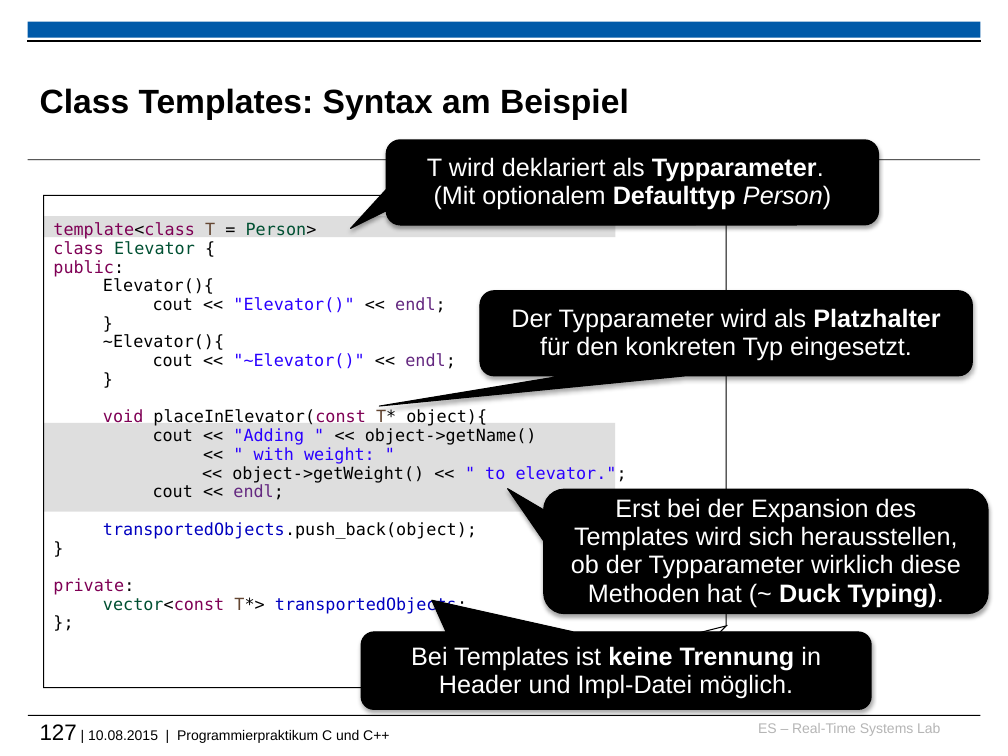
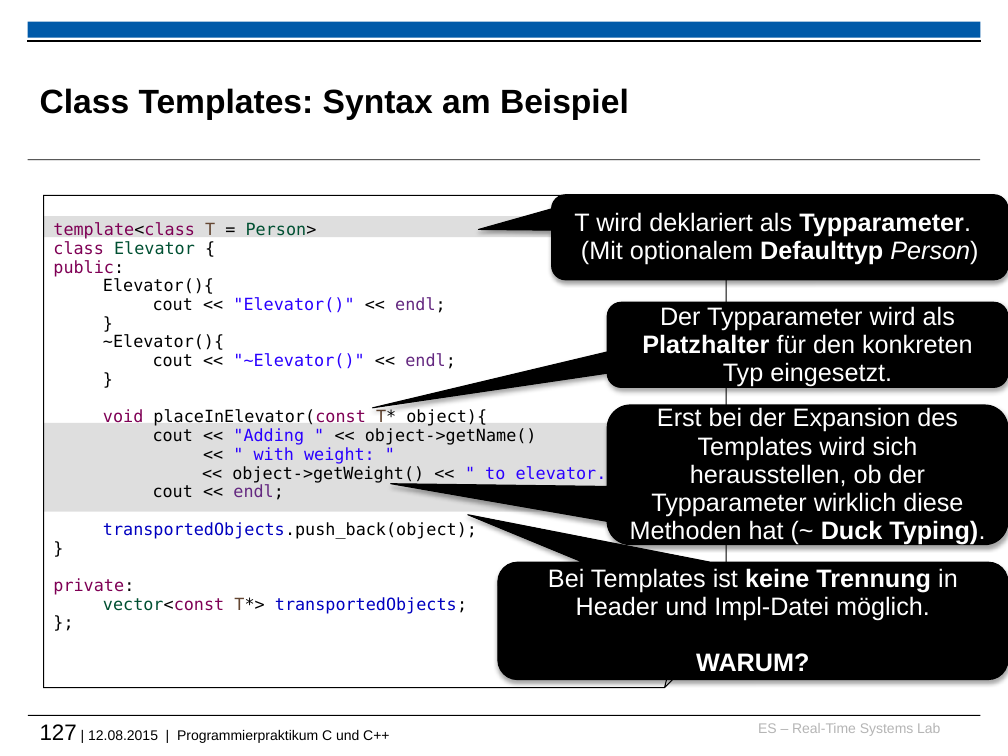
Before and after one commit to h82k/tud-cppp, a slide deck: slide 127 of vorlesung/cppp_lecture.pptx. Drawn at 1008x756 pixels with LibreOffice and Linux fonts; fonts in the diff are those of the drawing; background and template pictures are left out. Boxes give left, top, right and bottom in pixels: in the first picture for what was removed or moved away, otherwise in the second. Text is boxed around its words. In the diff, an @@ line names an element or a change of style, - is before the commit and + after.

```diff
--- a/vorlesung/cppp_lecture.pptx
+++ b/vorlesung/cppp_lecture.pptx
@@ rounded speech box "T wird deklariert als Typparameter." resized from (x1=386, y1=140, x2=879, y2=226) to (x1=551, y1=195, x2=1008, y2=280) @@
@@ rounded speech box "Der Typparameter wird als Platzhalter ..." resized from (x1=480, y1=290, x2=973, y2=376) to (x1=607, y1=302, x2=1008, y2=388) @@
@@ rounded speech box "Erst bei der Expansion des ..." resized from (x1=543, y1=489, x2=988, y2=614) to (x1=607, y1=405, x2=1008, y2=545) @@
@@ proportions changed in 4 elements at (x1=607, y1=302, x2=1008, y2=388), (x1=607, y1=405, x2=1008, y2=545), (x1=551, y1=195, x2=1008, y2=280), (x1=498, y1=562, x2=1008, y2=680) @@
@@ rounded speech box "Bei Templates ist keine Trennung ..." resized from (x1=361, y1=632, x2=871, y2=710) to (x1=498, y1=562, x2=1008, y2=680) @@
@@ text in rounded speech box at (x1=696, y1=653, x2=809, y2=672): paragraph added @@
+WARUM?
@@ text at (x1=40, y1=724, x2=389, y2=743): text changed @@
-127 | 10.08.2015 | Programmierpraktikum C und C++
+127 | 12.08.2015 | Programmierpraktikum C und C++
```
Also in this commit, not shown: 33 other slides changed, 3 other files.
